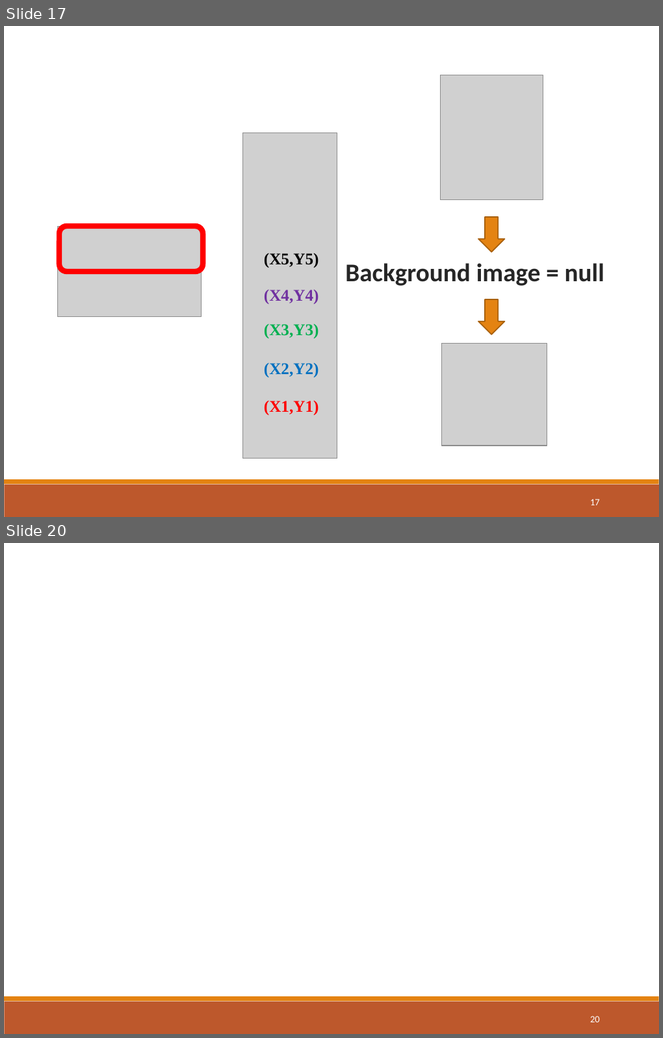
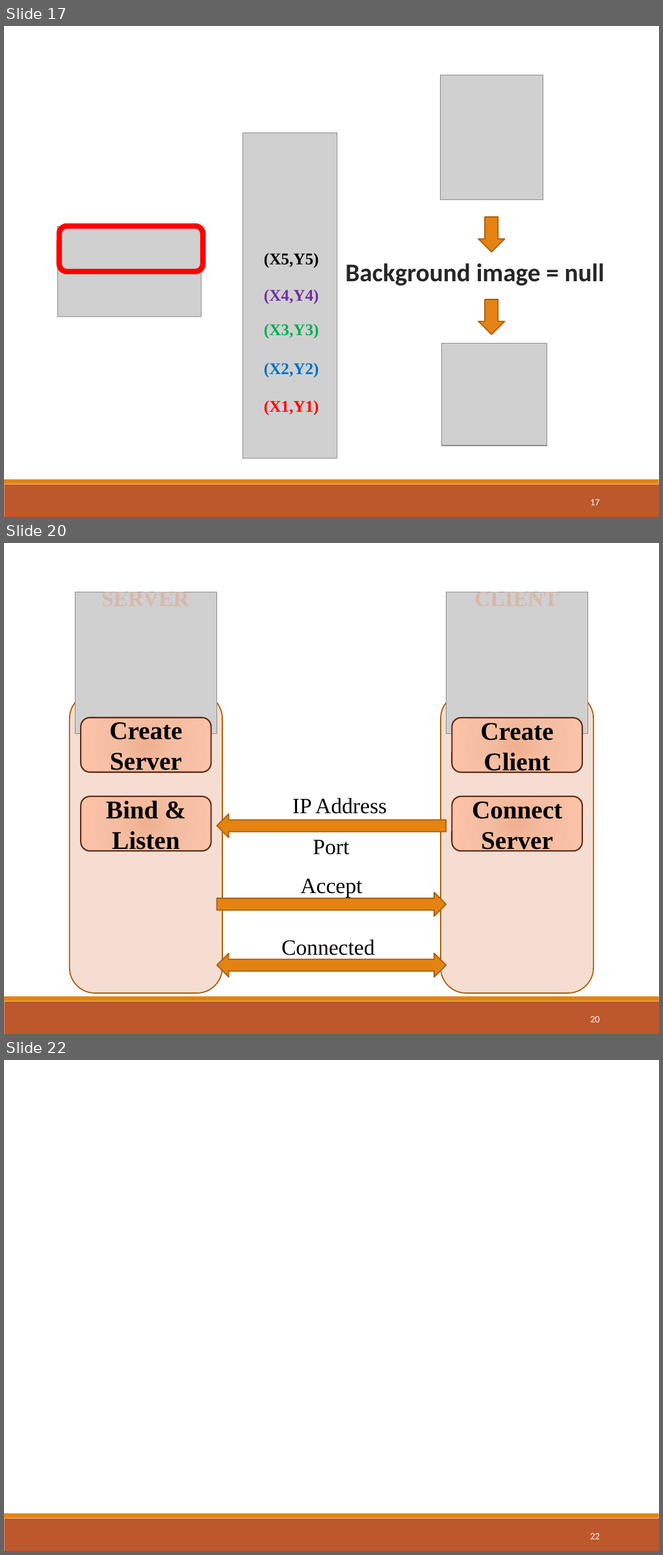
Before and after one commit to DIEMVO/doan1, a slide deck: Báo cáo Đồ án 1 - Game Caro (LAN).pptx. Shown one above the other, each under a label of ours: slides 17 and 20 before the commit, slides 17, 20 and 22 after it; the slides between them are not shown. The pictures are 663x1038 and 663x1555 pixels, drawn with LibreOffice and Linux fonts; fonts in the diff are those of the drawing; grey boxes stand for pictures. Boxes give left, top, right and bottom in pixels: in the first picture for what was removed or moved away, otherwise in the second. Text is boxed around its words. In the diff, an @@ line names an element or a change of style, - is before the commit and + after.

```diff
--- a/Báo cáo Đồ án 1 - Game Caro (LAN).pptx
+++ b/Báo cáo Đồ án 1 - Game Caro (LAN).pptx
@@ slide 20 added at (4,543,659,1034), background #FFFFFF; not listed: 2 template elements that a slide beside it also shows @@
@@ picture added at (75,592,217,734) @@
@@ text added at (102,589,189,592), 24 pt, text pattern #865640 on #D7B8AB, bold @@
+SERVER
@@ picture added at (446,592,588,734) @@
@@ text added at (475,589,558,592), 24 pt, text pattern #865640 on #D7B8AB, bold @@
+CLIENT
@@ rounded rectangle added at (70,693,222,993), fill #F5DDD2, outline #A9610D 1.25 pt @@
@@ rounded rectangle added at (441,693,594,993), fill #F5DDD2, outline #A9610D 1.25 pt @@
@@ rounded rectangle added at (81,718,211,772), fill gradient #F0B191 to #F5BEA4 to #FDC3A8, outline #5E2C16 1.5 pt, 28 pt, text #000000, bold @@
+Create Server
@@ rounded rectangle added at (452,718,582,772), fill gradient #F0B191 to #F5BEA4 to #FDC3A8, outline #5E2C16 1.5 pt, 28 pt, text #000000, bold @@
+Create Client
@@ rounded rectangle added at (81,797,211,851), fill gradient #F0B191 to #F5BEA4 to #FDC3A8, outline #5E2C16 1.5 pt, 28 pt, text #000000, bold @@
+Bind & Listen
@@ left arrow added at (217,814,446,838), fill #E48312, outline #A9610D 1.25 pt @@
@@ text added at (293,798,387,814), 24 pt, text #000000 @@
+IP Address
@@ rounded rectangle added at (452,797,582,851), fill gradient #F0B191 to #F5BEA4 to #FDC3A8, outline #5E2C16 1.5 pt, 28 pt, text #000000, bold @@
+Connect Server
@@ text added at (313,840,349,855), 24 pt, text #000000 @@
+Port
@@ left arrow added at (217,893,446,917), fill #E48312, outline #A9610D 1.25 pt @@
@@ text added at (300,878,362,897), 24 pt, text #000000 @@
+Accept
@@ text added at (282,939,375,956), 24 pt, text #000000 @@
+Connected
@@ left right arrow added at (217,954,446,977), fill #E48312, outline #A9610D 1.25 pt @@
@@ page number added at (590,1016,600,1023), 10.5 pt, text #FFFFFF @@
+20
@@ what was slide 20 is now slide 22 @@
@@ page number at (590,1533,600,1540): text changed @@
-20
+22
```
Also in this commit, not shown: 4 slides changed, 1 other slide added, 2 other files.
